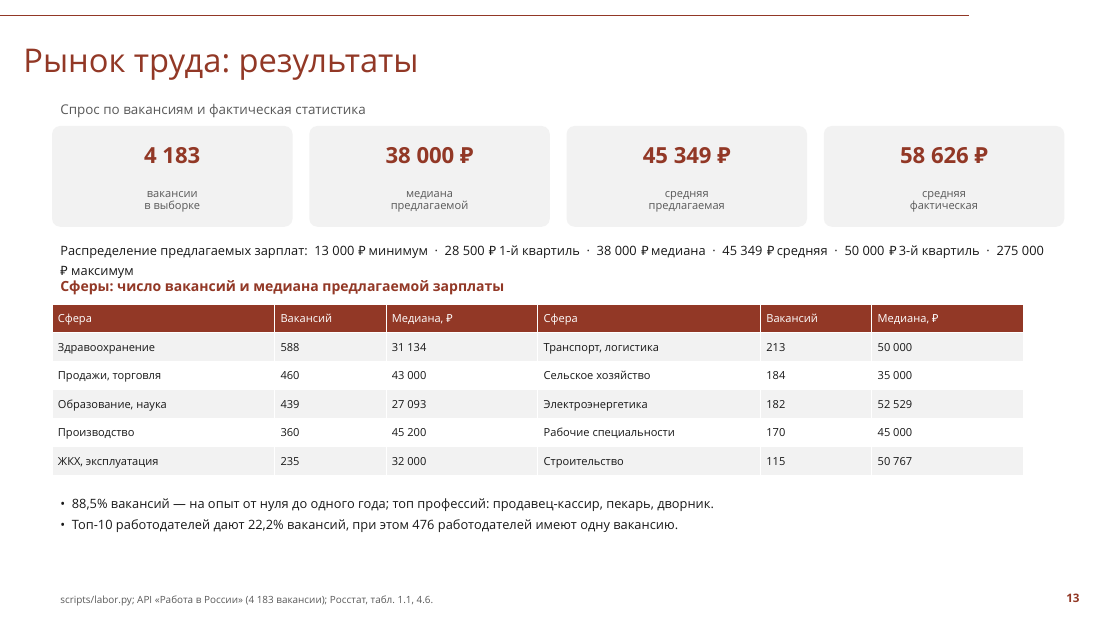
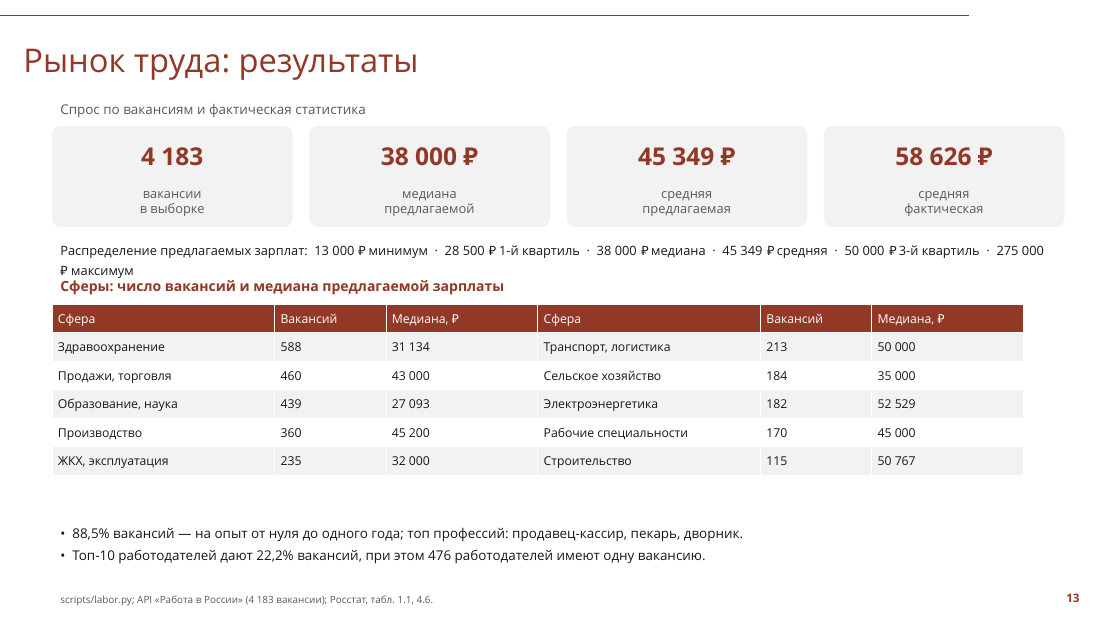
Before and after one commit to Seabas1/Analysis-of-regions, a slide deck: slide 13 of Саратовская_область_презентация_СПбГУ.pptx. Drawn at 1120x630 pixels with LibreOffice and Linux fonts; fonts in the diff are those of the drawing; background and template pictures are left out. Boxes give left, top, right and bottom in pixels: in the first picture for what was removed or moved away, otherwise in the second. Text is boxed around its words. In the diff, an @@ line names an element or a change of style, - is before the commit and + after.

```diff
--- a/Саратовская_область_презентация_СПбГУ.pptx
+++ b/Саратовская_область_презентация_СПбГУ.pptx
@@ size 19 to 21 pt in 4 elements at (141,147,203,166), (381,147,457,166), (638,147,714,166), (895,147,972,166) @@
@@ size 9.5 to 11 pt in 4 elements at (140,191,204,216), (384,191,474,216), (642,191,730,216), (904,191,983,216) @@
@@ table at (52,304,1025,476) @@
@@ size 9.5 to 10.5 pt @@
@@ text "• 88,5% вакансий — на ...": place and size @@
-text "• 88,5% вакансий — на ..." at (72,498,714,532)
+text "• 88,5% вакансий — на ..." at (72,528,743,564)
@@ text "• 88,5% вакансий — на ..." at (72,528,743,564): size 11 to 11.5 pt @@
```
Also in this commit, not shown: 14 other slides changed, 2 other files.
